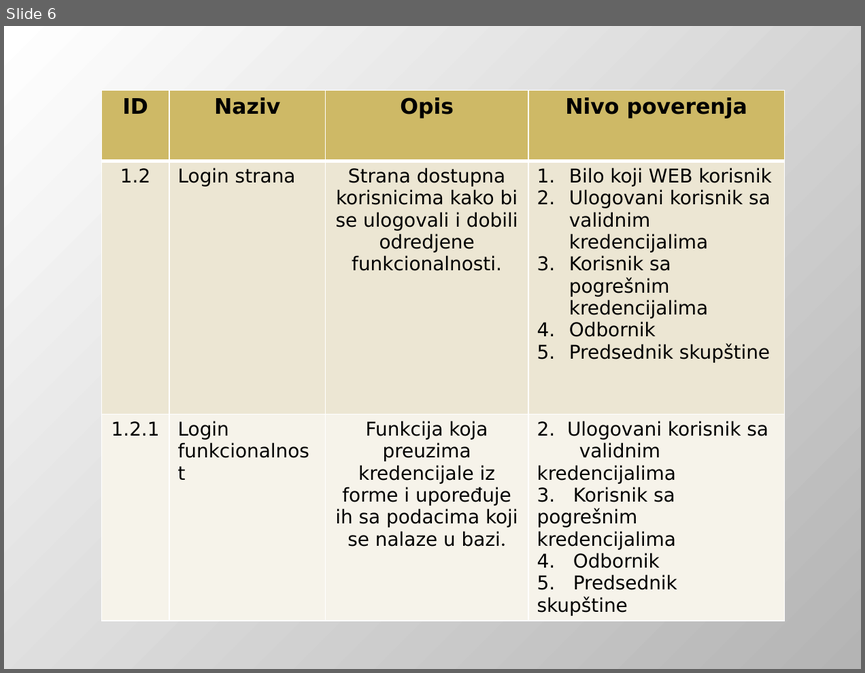
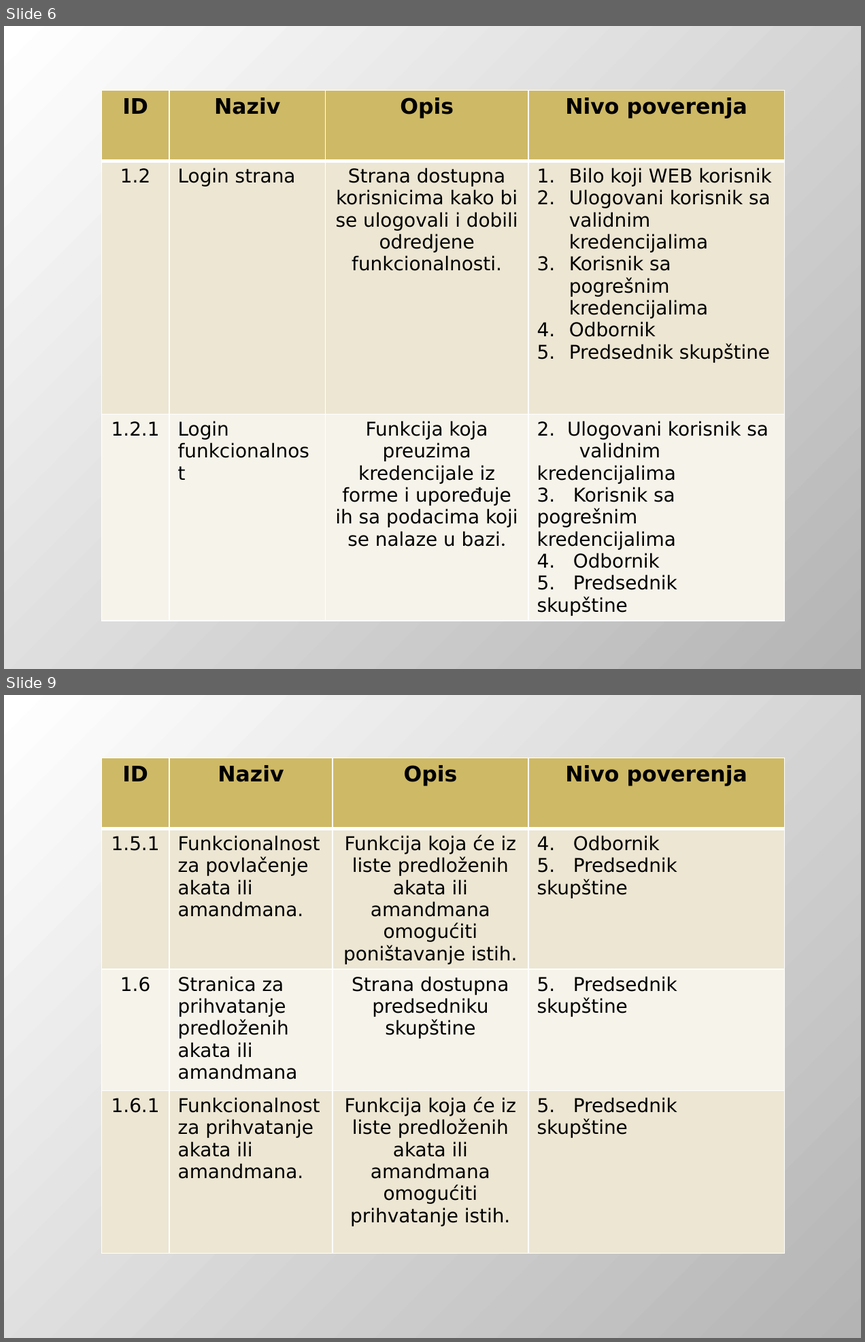
Before and after one commit to DejanUrosevic/XML-Projekat, a slide deck: Model Pretnji.pptx. Shown one above the other, each under a label of ours: slide 6 before the commit, slides 6 and 9 after it; the slides between them are not shown. The pictures are 865x673 and 865x1342 pixels, drawn with LibreOffice and Linux fonts; fonts in the diff are those of the drawing. Boxes give left, top, right and bottom in pixels: in the first picture for what was removed or moved away, otherwise in the second. Text is boxed around its words. In the diff, an @@ line names an element or a change of style, - is before the commit and + after.

```diff
--- a/Model Pretnji.pptx
+++ b/Model Pretnji.pptx
@@ slide 9 added at (4, 695, 861, 1338), background gradient #FFFFFF to #B4B4B4 @@
@@ table added at (102, 758, 785, 1265), 4 rows, 4 columns @@
+ID | Naziv | Opis | Nivo poverenja
+1.5.1 | Funkcionalnost za povlačenje akata ili amandmana. | Funkcija koja će iz liste predloženih akata ili amandmana omogućiti poništavanje istih. | 4. Odbornik / 5. Predsednik skupštine
+1.6 | Stranica za prihvatanje predloženih akata ili amandmana | Strana dostupna predsedniku skupštine | 5. Predsednik skupštine
+1.6.1 | Funkcionalnost za prihvatanje akata ili amandmana. | Funkcija koja će iz liste predloženih akata ili amandmana omogućiti prihvatanje istih. | 5. Predsednik skupštine
```
Also in this commit, not shown: 9 slides changed, 8 other slides added, 2 slides removed, 6 other files.
